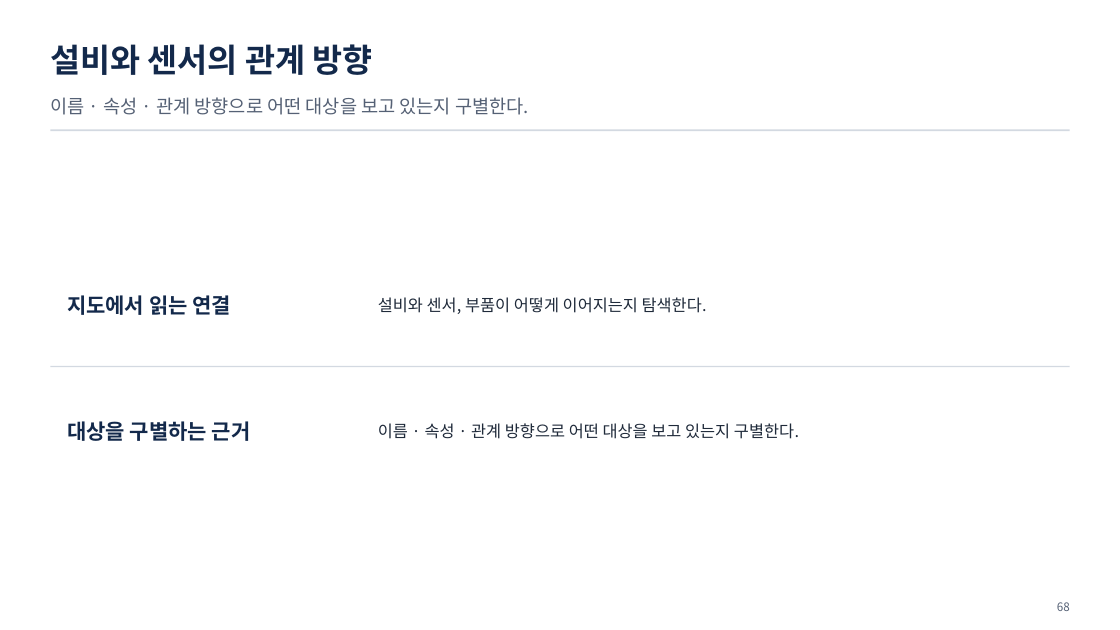
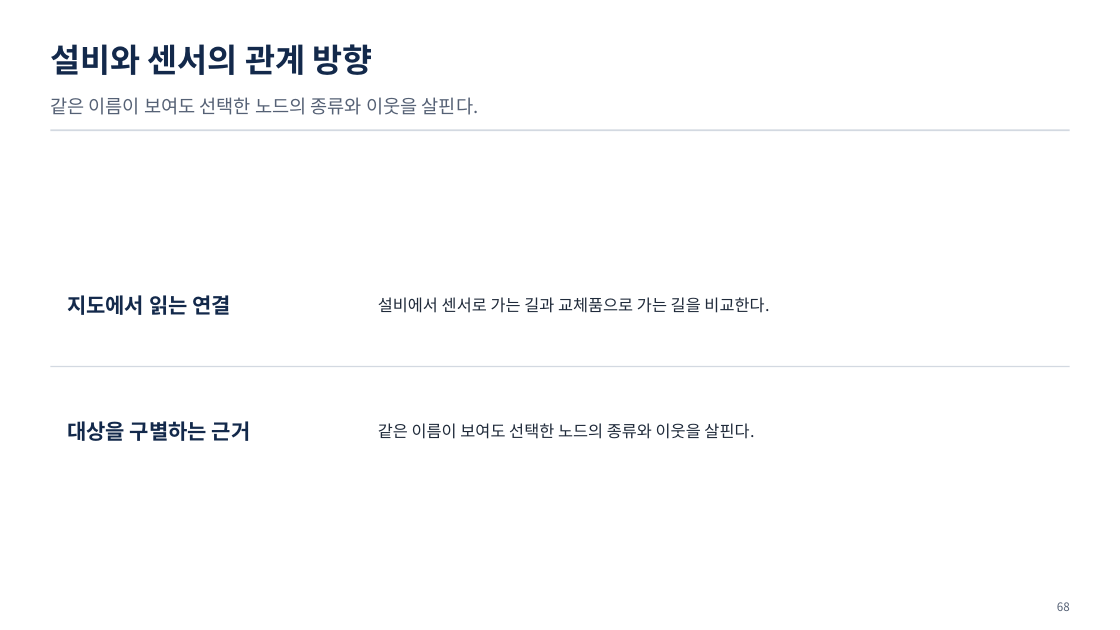
Before and after one commit to uengine-oss/hyd-iot-edu, a slide deck: slide 68 of workspace/강의제작/산출물/통합반/이론/02회차/통합반_02일차.pptx. Drawn at 1120x630 pixels with LibreOffice and Linux fonts; fonts in the diff are those of the drawing. Boxes give left, top, right and bottom in pixels: in the first picture for what was removed or moved away, otherwise in the second. Text is boxed around its words. In the diff, an @@ line names an element or a change of style, - is before the commit and + after.

```diff
--- a/workspace/강의제작/산출물/통합반/이론/02회차/통합반_02일차.pptx
+++ b/workspace/강의제작/산출물/통합반/이론/02회차/통합반_02일차.pptx
@@ text at (x1=50, y1=97, x2=479, y2=115): text changed @@
-이름 · 속성 · 관계 방향으로 어떤 대상을 보고 있는지 구별한다.
+같은 이름이 보여도 선택한 노드의 종류와 이웃을 살핀다.
@@ text at (x1=378, y1=297, x2=769, y2=313): text changed @@
-설비와 센서, 부품이 어떻게 이어지는지 탐색한다.
+설비에서 센서로 가는 길과 교체품으로 가는 길을 비교한다.
@@ text at (x1=378, y1=423, x2=754, y2=439): text changed @@
-이름 · 속성 · 관계 방향으로 어떤 대상을 보고 있는지 구별한다.
+같은 이름이 보여도 선택한 노드의 종류와 이웃을 살핀다.
```
Also in this commit, not shown: 11 other files.
